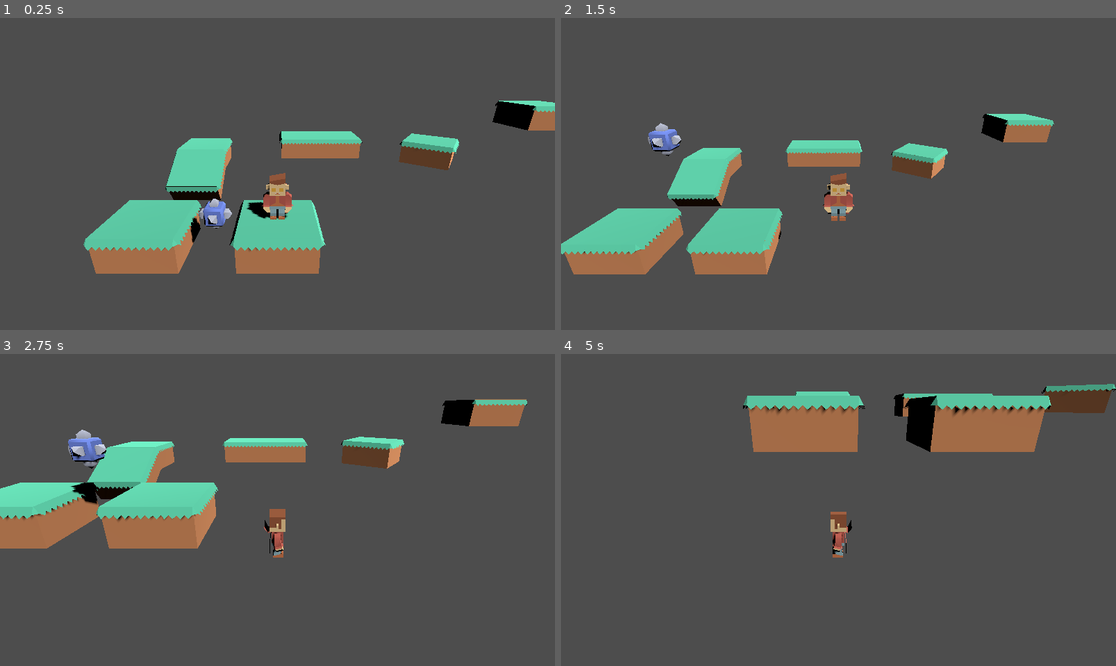
Above: before the commit, frames 1-4 (two rows, left to right).
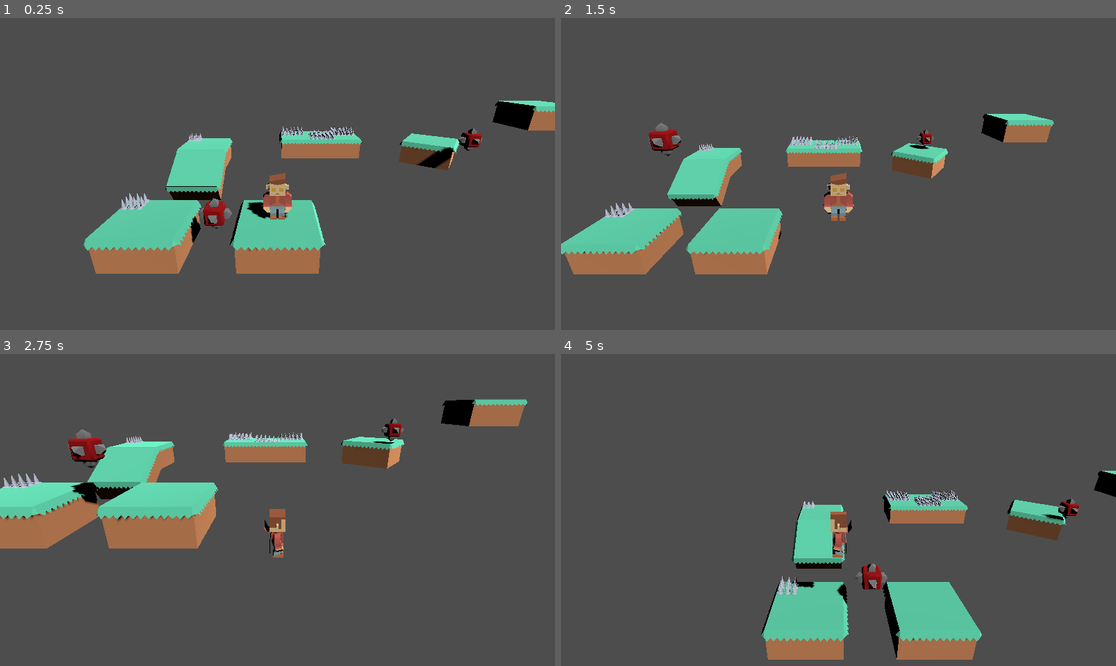
Above: after the commit, the same moments.

Repository: beltranbot/godot-plataformer-3d
Game: Godot game, scene res://Scenes/Levels/level_1.tscn
Same seed, same stepped clock (60 frames per second), same inputs: the game is played once before the commit and once after it.
Inputs:
- Up to frame 1 (0.25 s): no input
- Up to frame 2 (1.5 s): hold D (move_right) 0.53-1.28 s; tap Space (jump) at 0.77 s; hold S (move_backward) from 1.28 s (still down)
- Up to frame 3 (2.75 s): tap Space (jump) at 1.52 s; release S (move_backward) at 2.03 s; hold D (move_right) from 2.03 s (still down)
- Up to frame 4 (5 s): release D (move_right) at 2.78 s; hold W (move_forward) 2.78-3.53 s; tap Space (jump) at 3.02, 3.77, 4.52 s; hold A (move_left) from 3.53 s (still down)

The runs differ from the first frame. In frame 1, 1.2% of the frame differs, in the area x 21-87%, y 34-69%; in frame 2, 0.9%; in frame 3, 1.1%; in frame 4, 21%, in the area x 32-100%, y 9-98%.

Commit message:
added enemies and spikes

Diff:
--- a/Scenes/Enemies/enemy.tscn
+++ b/Scenes/Enemies/enemy.tscn
@@ -1,7 +1,17 @@
-[gd_scene load_steps=4 format=3 uid="uid://cdd6om83peefo"]
+[gd_scene load_steps=6 format=3 uid="uid://cdd6om83peefo"]
 
 [ext_resource type="ArrayMesh" uid="uid://mvd3ie23bw83" path="res://Assets/Models/spikeBlock.obj" id="1_613su"]
 [ext_resource type="Script" uid="uid://cousy44s1oafl" path="res://Scripts/enemy.gd" id="1_jcvw6"]
+
+[sub_resource type="StandardMaterial3D" id="StandardMaterial3D_jcvw6"]
+albedo_color = Color(0.654232, 0.654232, 0.654232, 1)
+metallic = 0.7
+metallic_specular = 1.0
+
+[sub_resource type="StandardMaterial3D" id="StandardMaterial3D_x1rqp"]
+albedo_color = Color(0.820897, 0, 0.0636787, 1)
+metallic = 0.65
+metallic_specular = 0.69
 
 [sub_resource type="BoxShape3D" id="BoxShape3D_jcvw6"]
 size = Vector3(0.69458, 0.638947, 0.705139)
@@ -10,9 +20,14 @@
 script = ExtResource("1_jcvw6")
 
 [node name="SpikeBlock" type="MeshInstance3D" parent="."]
+transform = Transform3D(1, 0, 0, 0, 1, 0, 0, 0, 1, -0.000946522, 0.00361454, -0.0017333)
 mesh = ExtResource("1_613su")
 skeleton = NodePath("../..")
+surface_material_override/0 = SubResource("StandardMaterial3D_jcvw6")
+surface_material_override/1 = SubResource("StandardMaterial3D_x1rqp")
 
 [node name="Model" type="CollisionShape3D" parent="."]
 transform = Transform3D(1, 0, 0, 0, 1, 0, 0, 0, 1, 0.00305176, 0.473878, -0.00283813)
 shape = SubResource("BoxShape3D_jcvw6")
+
+[connection signal="body_entered" from="." to="." method="_on_body_entered"]
--- /dev/null
+++ b/Scenes/Enemies/spikes.tscn
@@ -0,0 +1,19 @@
+[gd_scene load_steps=4 format=3 uid="uid://cquoomkfyma80"]
+
+[ext_resource type="ArrayMesh" uid="uid://ckhit4w6oius4" path="res://Assets/Models/spikesLarge.obj" id="1_17o5h"]
+[ext_resource type="Script" uid="uid://mg13a7074q6p" path="res://Scripts/spikes.gd" id="1_tdnaf"]
+
+[sub_resource type="BoxShape3D" id="BoxShape3D_tdnaf"]
+size = Vector3(0.505585, 0.270782, 0.499756)
+
+[node name="spikes" type="Area3D"]
+script = ExtResource("1_tdnaf")
+
+[node name="SpikesLarge" type="MeshInstance3D" parent="."]
+mesh = ExtResource("1_17o5h")
+
+[node name="CollisionShape3D" type="CollisionShape3D" parent="."]
+transform = Transform3D(1, 0, 0, 0, 1, 0, 0, 0, 1, -0.00138855, 0.13649, 0.000610352)
+shape = SubResource("BoxShape3D_tdnaf")
+
+[connection signal="body_entered" from="." to="." method="_on_body_entered"]
--- a/Scenes/Levels/level_1.tscn
+++ b/Scenes/Levels/level_1.tscn
@@ -1,32 +1,13 @@
-[gd_scene load_steps=6 format=3 uid="uid://c4v7khqnec6su"]
+[gd_scene load_steps=5 format=3 uid="uid://c4v7khqnec6su"]
 
+[ext_resource type="PackedScene" uid="uid://c0opjf1lg0jkn" path="res://Scenes/Player/player.tscn" id="1_3mqfk"]
 [ext_resource type="PackedScene" uid="uid://dqxbi2kli1x48" path="res://Scenes/Platforms/platform_large.tscn" id="1_tlcug"]
-[ext_resource type="Script" uid="uid://b503afvtsem0j" path="res://Scripts/player.gd" id="2_3mqfk"]
-[ext_resource type="ArrayMesh" uid="uid://gjuyfsvj5gs0" path="res://Assets/Models/characterVampire.obj" id="2_4dpyx"]
+[ext_resource type="PackedScene" uid="uid://cquoomkfyma80" path="res://Scenes/Enemies/spikes.tscn" id="4_cyadu"]
 [ext_resource type="PackedScene" uid="uid://cdd6om83peefo" path="res://Scenes/Enemies/enemy.tscn" id="4_iixi8"]
-
-[sub_resource type="CapsuleShape3D" id="CapsuleShape3D_3mqfk"]
-radius = 0.3
-height = 1.2
 
 [node name="Main" type="Node3D"]
 
-[node name="Player" type="CharacterBody3D" parent="."]
-script = ExtResource("2_3mqfk")
-
-[node name="Model" type="MeshInstance3D" parent="Player"]
-transform = Transform3D(1.5, 0, 0, 0, 1.5, 0, 0, 0, 1.5, 0, 0, 0)
-mesh = ExtResource("2_4dpyx")
-skeleton = NodePath("../..")
-
-[node name="CollisionShape3D" type="CollisionShape3D" parent="Player"]
-transform = Transform3D(1, 0, 0, 0, 1, 0, 0, 0, 1, 0, 0.630099, 0)
-shape = SubResource("CapsuleShape3D_3mqfk")
-
-[node name="Camera3D" type="Camera3D" parent="Player"]
-transform = Transform3D(1, 0, 0, 0, 0.934236, 0.356656, 0, -0.356656, 0.934236, 0, 3.62217, 6.24943)
-current = true
-fov = 60.0
+[node name="Player" parent="." instance=ExtResource("1_3mqfk")]
 
 [node name="DirectionalLight3D" type="DirectionalLight3D" parent="."]
 transform = Transform3D(0.681274, 0.548293, 0.485015, -0.651123, 0.151105, 0.743778, 0.33452, -0.822522, 0.459951, 0, 5.00145, 0)
@@ -63,3 +44,51 @@
 [node name="Enemy" parent="Enemies" instance=ExtResource("4_iixi8")]
 transform = Transform3D(1, 0, 0, 0, 1, 0, 0, 0, 1, -1.63486, -0.91107, 0)
 move_dir = Vector3(0, 3, 0)
+
+[node name="Enemy2" parent="Enemies" instance=ExtResource("4_iixi8")]
+transform = Transform3D(1, 0, 0, 0, 1, 0, 0, 0, 1, 7.42124, 0.610524, -3.42068)
+move_dir = Vector3(0, 0, -6)
+
+[node name="Spikes" type="Node" parent="."]
+
+[node name="spikes" parent="Spikes" instance=ExtResource("4_cyadu")]
+transform = Transform3D(1, 0, 0, 0, 1, 0, 0, 0, 1, -4.08443, 0, -0.677309)
+
+[node name="spikes2" parent="Spikes" instance=ExtResource("4_cyadu")]
+transform = Transform3D(1, 0, 0, 0, 1, 0, 0, 0, 1, -4.08443, 0.382035, -6.94015)
+
+[node name="spikes3" parent="Spikes" instance=ExtResource("4_cyadu")]
+transform = Transform3D(1, 0, 0, 0, 1, 0, 0, 0, 1, 3.88615, 0.382035, -8.74997)
+
+[node name="spikes4" parent="Spikes" instance=ExtResource("4_cyadu")]
+transform = Transform3D(1, 0, 0, 0, 1, 0, 0, 0, 1, 3.22583, 0.382035, -8.74997)
+
+[node name="spikes5" parent="Spikes" instance=ExtResource("4_cyadu")]
+transform = Transform3D(1, 0, 0, 0, 1, 0, 0, 0, 1, 3.22583, 0.382035, -8.14126)
+
+[node name="spikes6" parent="Spikes" instance=ExtResource("4_cyadu")]
+transform = Transform3D(1, 0, 0, 0, 1, 0, 0, 0, 1, 3.79298, 0.382035, -8.14126)
+
+[node name="spikes7" parent="Spikes" instance=ExtResource("4_cyadu")]
+transform = Transform3D(1, 0, 0, 0, 1, 0, 0, 0, 1, 2.60534, 0.382035, -7.26875)
+
+[node name="spikes8" parent="Spikes" instance=ExtResource("4_cyadu")]
+transform = Transform3D(1, 0, 0, 0, 1, 0, 0, 0, 1, 2.60534, 0.382035, -7.86552)
+
+[node name="spikes9" parent="Spikes" instance=ExtResource("4_cyadu")]
+transform = Transform3D(1, 0, 0, 0, 1, 0, 0, 0, 1, 1.97104, 0.382035, -7.86552)
+
+[node name="spikes10" parent="Spikes" instance=ExtResource("4_cyadu")]
+transform = Transform3D(1, 0, 0, 0, 1, 0, 0, 0, 1, 1.97104, 0.382035, -7.30635)
+
+[node name="spikes11" parent="Spikes" instance=ExtResource("4_cyadu")]
+transform = Transform3D(1, 0, 0, 0, 1, 0, 0, 0, 1, 0.524905, 0.382035, -8.73016)
+
+[node name="spikes12" parent="Spikes" instance=ExtResource("4_cyadu")]
+transform = Transform3D(1, 0, 0, 0, 1, 0, 0, 0, 1, 1.13959, 0.382035, -8.73016)
+
+[node name="spikes13" parent="Spikes" instance=ExtResource("4_cyadu")]
+transform = Transform3D(1, 0, 0, 0, 1, 0, 0, 0, 1, 1.13959, 0.382035, -8.17435)
+
+[node name="spikes14" parent="Spikes" instance=ExtResource("4_cyadu")]
+transform = Transform3D(1, 0, 0, 0, 1, 0, 0, 0, 1, 0.546213, 0.382035, -8.17435)
--- /dev/null
+++ b/Scenes/Player/player.tscn
@@ -0,0 +1,25 @@
+[gd_scene load_steps=4 format=3 uid="uid://c0opjf1lg0jkn"]
+
+[ext_resource type="Script" uid="uid://b503afvtsem0j" path="res://Scripts/player.gd" id="1_a3d8c"]
+[ext_resource type="ArrayMesh" uid="uid://gjuyfsvj5gs0" path="res://Assets/Models/characterVampire.obj" id="2_xpcdj"]
+
+[sub_resource type="CapsuleShape3D" id="CapsuleShape3D_3mqfk"]
+radius = 0.3
+height = 1.2
+
+[node name="Player" type="CharacterBody3D" groups=["player"]]
+script = ExtResource("1_a3d8c")
+
+[node name="Model" type="MeshInstance3D" parent="."]
+transform = Transform3D(1.5, 0, 0, 0, 1.5, 0, 0, 0, 1.5, 0, 0, 0)
+mesh = ExtResource("2_xpcdj")
+skeleton = NodePath("../..")
+
+[node name="CollisionShape3D" type="CollisionShape3D" parent="."]
+transform = Transform3D(1, 0, 0, 0, 1, 0, 0, 0, 1, 0, 0.630099, 0)
+shape = SubResource("CapsuleShape3D_3mqfk")
+
+[node name="Camera3D" type="Camera3D" parent="."]
+transform = Transform3D(1, 0, 0, 0, 0.934236, 0.356656, 0, -0.356656, 0.934236, 0, 3.62217, 6.24943)
+current = true
+fov = 60.0
--- a/Scripts/enemy.gd
+++ b/Scripts/enemy.gd
@@ -24,3 +24,8 @@
 			target_pos = start_pos + move_dir
 		else:
 			target_pos = start_pos
+
+
+func _on_body_entered(body: Node3D) -> void:
+	if body.is_in_group("player"):
+		body.game_over()
--- a/Scripts/player.gd
+++ b/Scripts/player.gd
@@ -40,7 +40,11 @@
 	_model_facing_angle()
 
 	if global_position.y < -5:
-		_game_over()
+		game_over()
+
+
+func game_over() -> void:
+	get_tree().call_deferred("reload_current_scene")
 
 
 #### private ####
@@ -51,7 +55,3 @@
 
 	model.rotation.y = lerp_angle( \
 		model.rotation.y, facing_angle, rotation_speed)
-
-
-func _game_over() -> void:
-	get_tree().call_deferred("reload_current_scene")
--- /dev/null
+++ b/Scripts/spikes.gd
@@ -0,0 +1,6 @@
+extends Area3D
+
+
+func _on_body_entered(body: Node3D) -> void:
+	if body.is_in_group("player"):
+		body.game_over()
Not shown, added: Scripts/spikes.gd.uid
